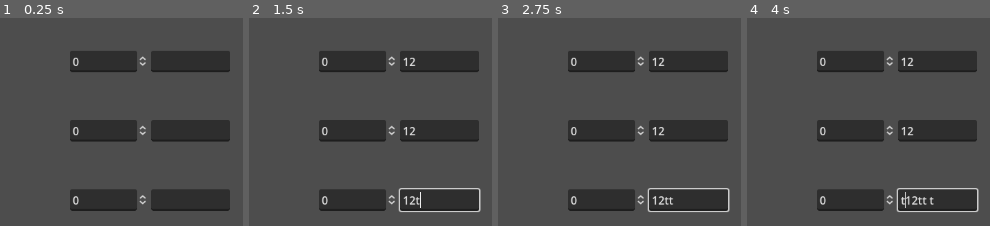
Above: before the commit, frames 1-4 (left to right).
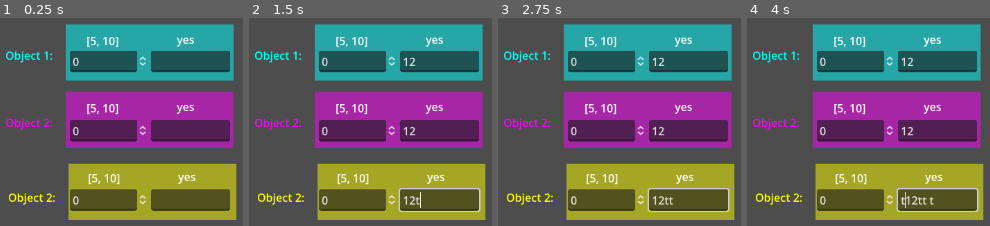
Above: after the commit, the same moments.

Repository: rvbatt/rule-based-godot
Game: Godot game, scene res://test_scenes/hierarchy_and_wildcard/wildcard_string.tscn
Two runs of this game, one before a commit and one after it. Both use one fixed random seed, a clock stepped at 60 frames per second and the inputs below. The project has no main scene, so this scene is started directly.
Inputs (mouse positions are in pixels of both pictures, inside the frame that each line leads up to):
- Up to frame 1 (0.25 s): no input
- Up to frame 2 (1.5 s): click (438, 61) at 0.52 s; type "12" at 0.6 s; click (438, 130) at 0.75 s; type "12" at 0.83 s; click (438, 201) at 0.98 s; type "12" at 1.07 s; hold Right (ui_right) from 1.28 s (still down); hold T (test_rule_based_system) from 1.28 s (still down)
- Up to frame 3 (2.75 s): tap Enter at 2 s; release Right (ui_right) at 2.03 s; release T (test_rule_based_system) at 2.03 s; hold Down (ui_down) from 2.03 s (still down); tap T (test_rule_based_system) at 2.1 s
- Up to frame 4 (4 s): tap Space at 2.75 s; release Down (ui_down) at 2.78 s; hold Right (ui_right) 2.78-3.53 s; hold T (test_rule_based_system) 2.78-3.53 s; tap Enter at 3.5 s; hold Up (ui_up) from 3.53 s (still down); tap T (test_rule_based_system) at 3.6 s

The runs differ from the first frame. In frame 1, 57% of the frame differs, in the area x 2-98%, y 2-98%; in frame 2, 56%; in frame 3, 56%; in frame 4, 56%.

Commit message:
Add labels to WildcardString test
Signed-off-by: Rodrigo Volpe Battistin <rv.battistin@usp.br>

Diff:
--- a/test_scenes/hierarchy_and_wildcard/wildcard_string.tscn
+++ b/test_scenes/hierarchy_and_wildcard/wildcard_string.tscn
@@ -60,6 +60,93 @@
 [node name="WildcardString" type="Node2D"]
 script = ExtResource("1_l4jm5")
 
+[node name="ColorRect" type="ColorRect" parent="."]
+offset_left = 461.0
+offset_top = 93.0
+offset_right = 703.0
+offset_bottom = 174.0
+color = Color(0, 1, 1, 0.498039)
+
+[node name="Label" type="Label" parent="."]
+offset_left = 491.0
+offset_top = 105.0
+offset_right = 538.0
+offset_bottom = 131.0
+text = "[5, 10]"
+
+[node name="Label2" type="Label" parent="."]
+offset_left = 621.0
+offset_top = 103.0
+offset_right = 668.0
+offset_bottom = 129.0
+text = "yes"
+
+[node name="Label3" type="Label" parent="."]
+offset_left = 374.0
+offset_top = 126.0
+offset_right = 443.0
+offset_bottom = 152.0
+theme_override_colors/font_color = Color(0, 1, 1, 1)
+text = "Object 1:"
+
+[node name="ColorRect2" type="ColorRect" parent="."]
+offset_left = 461.0
+offset_top = 190.0
+offset_right = 703.0
+offset_bottom = 271.0
+color = Color(1, 0, 1, 0.498039)
+
+[node name="Label4" type="Label" parent="."]
+offset_left = 491.0
+offset_top = 202.0
+offset_right = 538.0
+offset_bottom = 228.0
+text = "[5, 10]"
+
+[node name="Label5" type="Label" parent="."]
+offset_left = 621.0
+offset_top = 200.0
+offset_right = 668.0
+offset_bottom = 226.0
+text = "yes"
+
+[node name="Label6" type="Label" parent="."]
+offset_left = 374.0
+offset_top = 223.0
+offset_right = 443.0
+offset_bottom = 249.0
+theme_override_colors/font_color = Color(1, 0, 1, 1)
+text = "Object 2:"
+
+[node name="ColorRect3" type="ColorRect" parent="."]
+offset_left = 465.0
+offset_top = 294.0
+offset_right = 707.0
+offset_bottom = 375.0
+color = Color(1, 1, 0, 0.498039)
+
+[node name="Label7" type="Label" parent="."]
+offset_left = 493.0
+offset_top = 303.0
+offset_right = 540.0
+offset_bottom = 329.0
+text = "[5, 10]"
+
+[node name="Label8" type="Label" parent="."]
+offset_left = 623.0
+offset_top = 301.0
+offset_right = 670.0
+offset_bottom = 327.0
+text = "yes"
+
+[node name="Label9" type="Label" parent="."]
+offset_left = 378.0
+offset_top = 331.0
+offset_right = 447.0
+offset_bottom = 357.0
+theme_override_colors/font_color = Color(1, 1, 0, 1)
+text = "Object 2:"
+
 [node name="RuleBasedSystem" type="Timer" parent="."]
 wait_time = 5.0
 script = ExtResource("2_l2boe")
